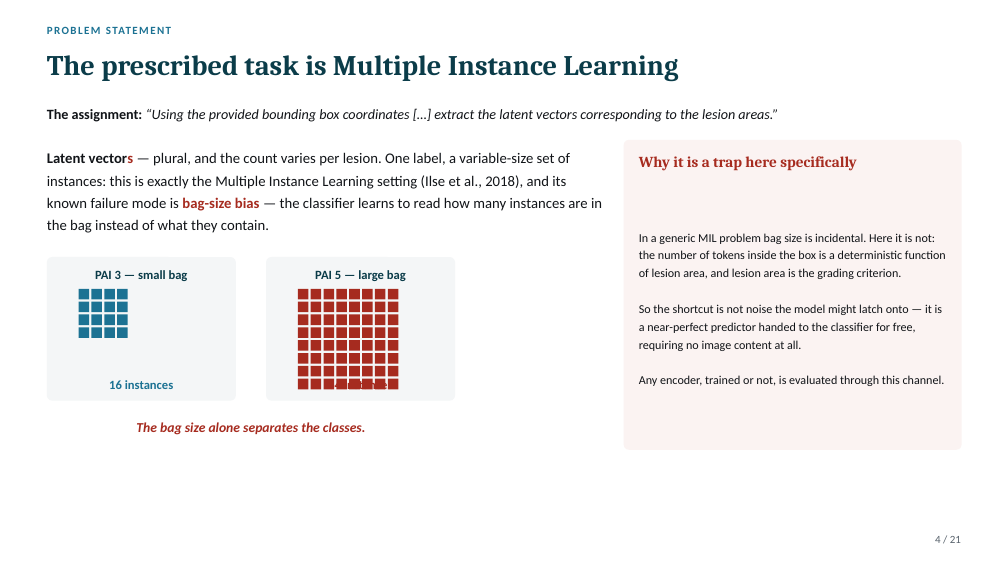
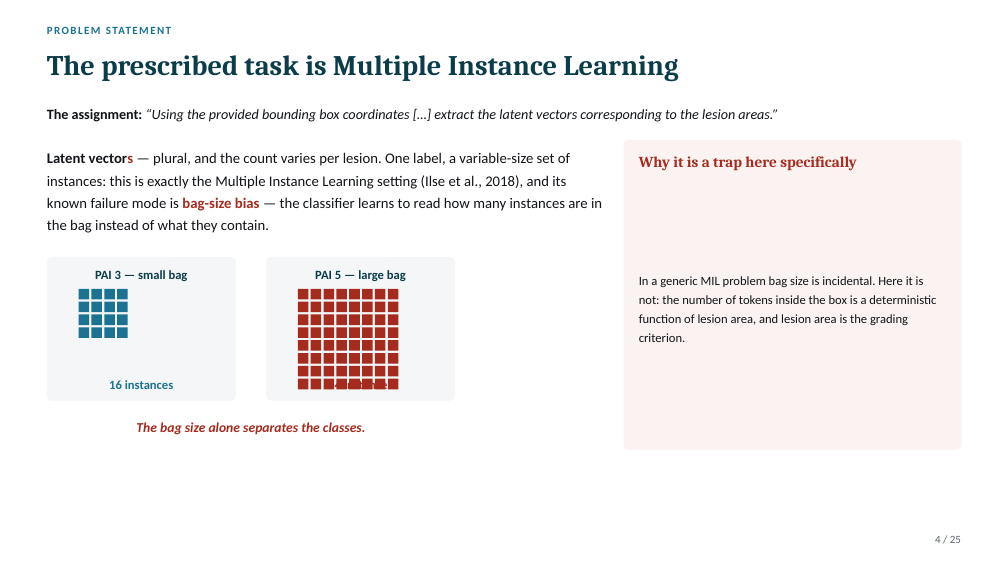
Before and after one commit to Gennaro-finance/Computer_Vision, a slide deck: slide 4 of Project8_CV_2025-2026.pptx. Drawn at 1008x567 pixels with LibreOffice and Linux fonts; fonts in the diff are those of the drawing. Boxes give left, top, right and bottom in pixels: in the first picture for what was removed or moved away, otherwise in the second. Text is boxed around its words. In the diff, an @@ line names an element or a change of style, - is before the commit and + after.

```diff
--- a/Project8_CV_2025-2026.pptx
+++ b/Project8_CV_2025-2026.pptx
@@ text "In a generic MIL problem ..." at [639,276,936,342]: size 11.5 to 12 pt; line spacing 17pt to 18pt @@
@@ text at [639,304,945,386]: paragraphs removed @@
-So the shortcut is not noise the model might latch onto — it is a near-perfect predictor handed to the classifier for free, requiring no image content at all.
-Any encoder, trained or not, is evaluated through this channel.
@@ text at [935,536,961,543]: text changed @@
-4 / 21
+4 / 25
```
Also in this commit, not shown: 20 other slides changed, 4 slides added, 1 other file.
